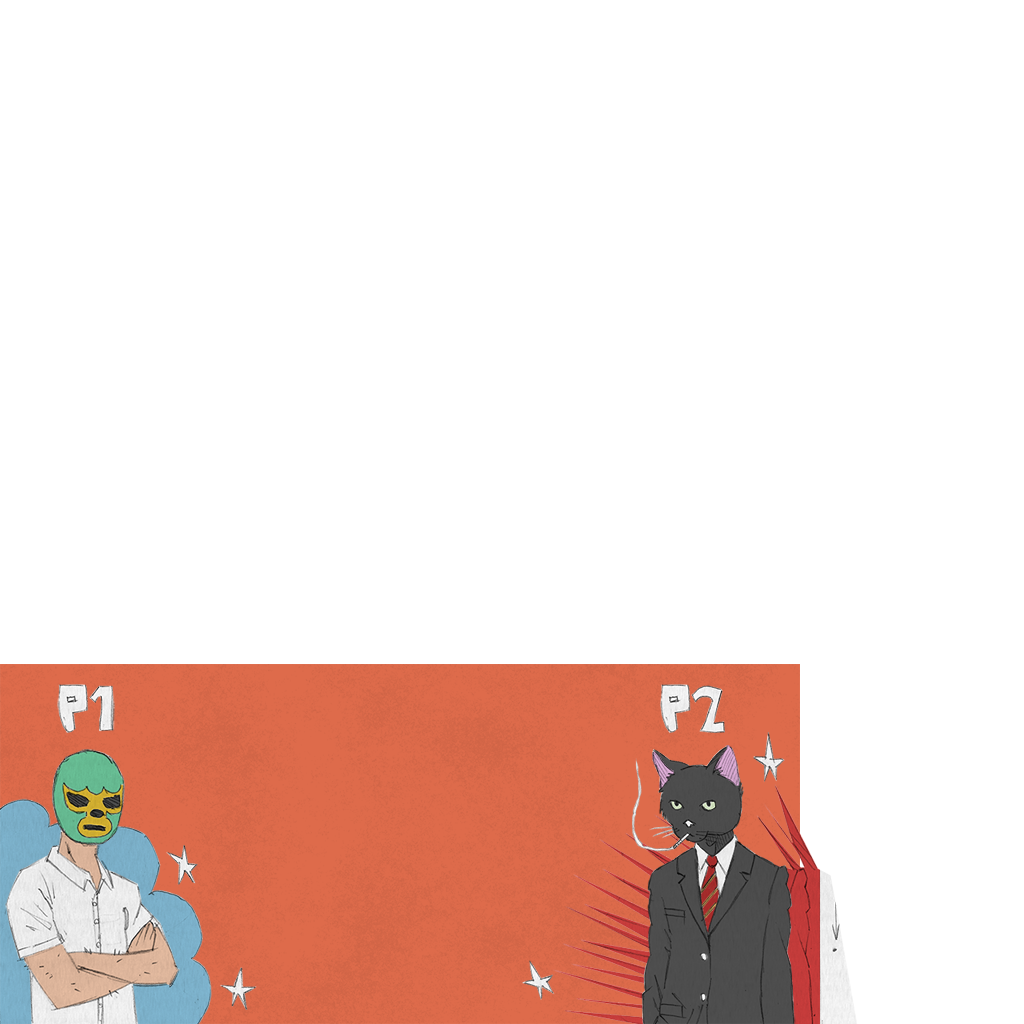
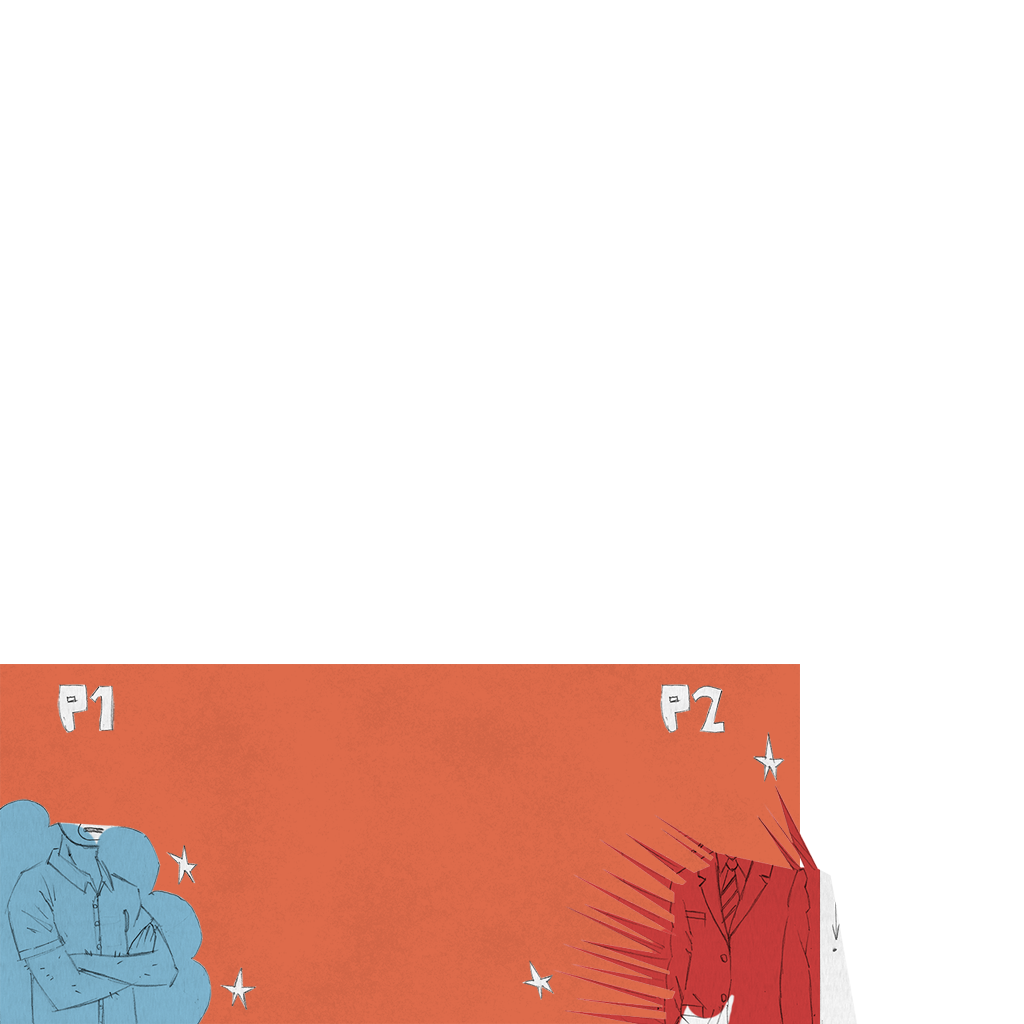
Layered file, before and after one edit (1024 × 1024). Changes by layer:
hid group "cat" (2 layers) over [632, 745, 796, 1024]
hid group "luchador" (1st of 2) (2 layers) over [5, 749, 180, 1024]
